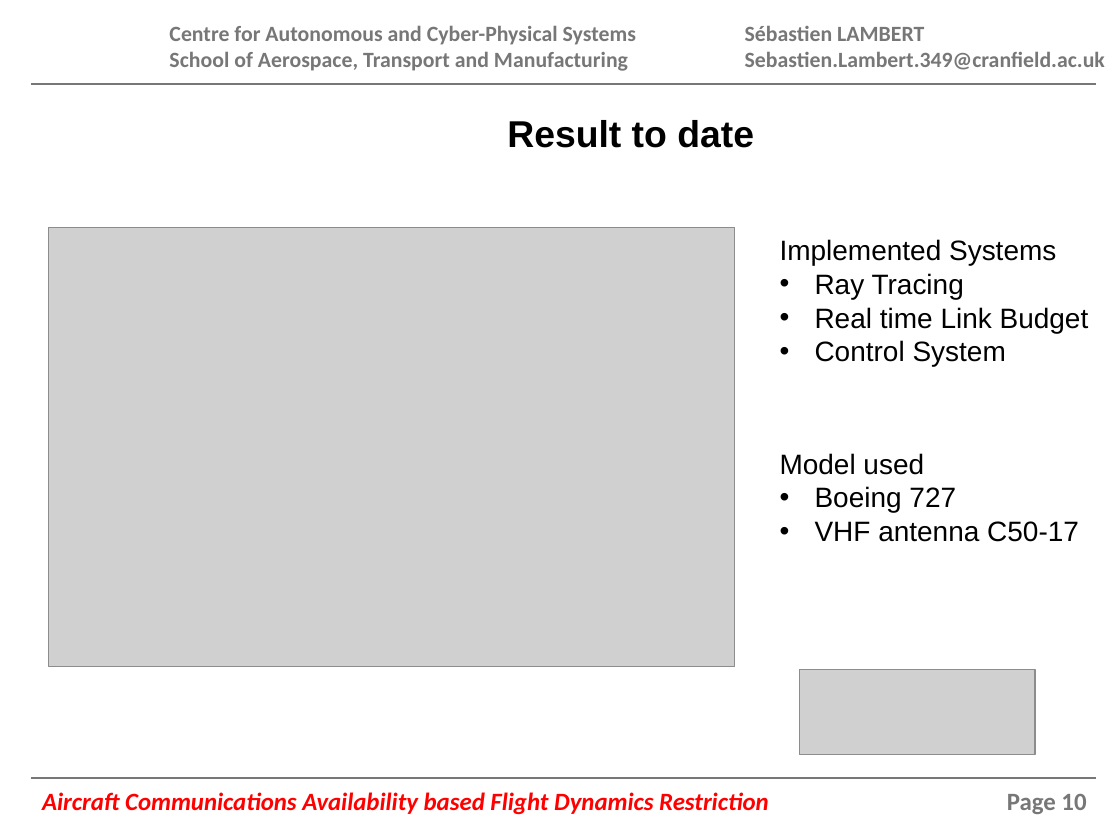
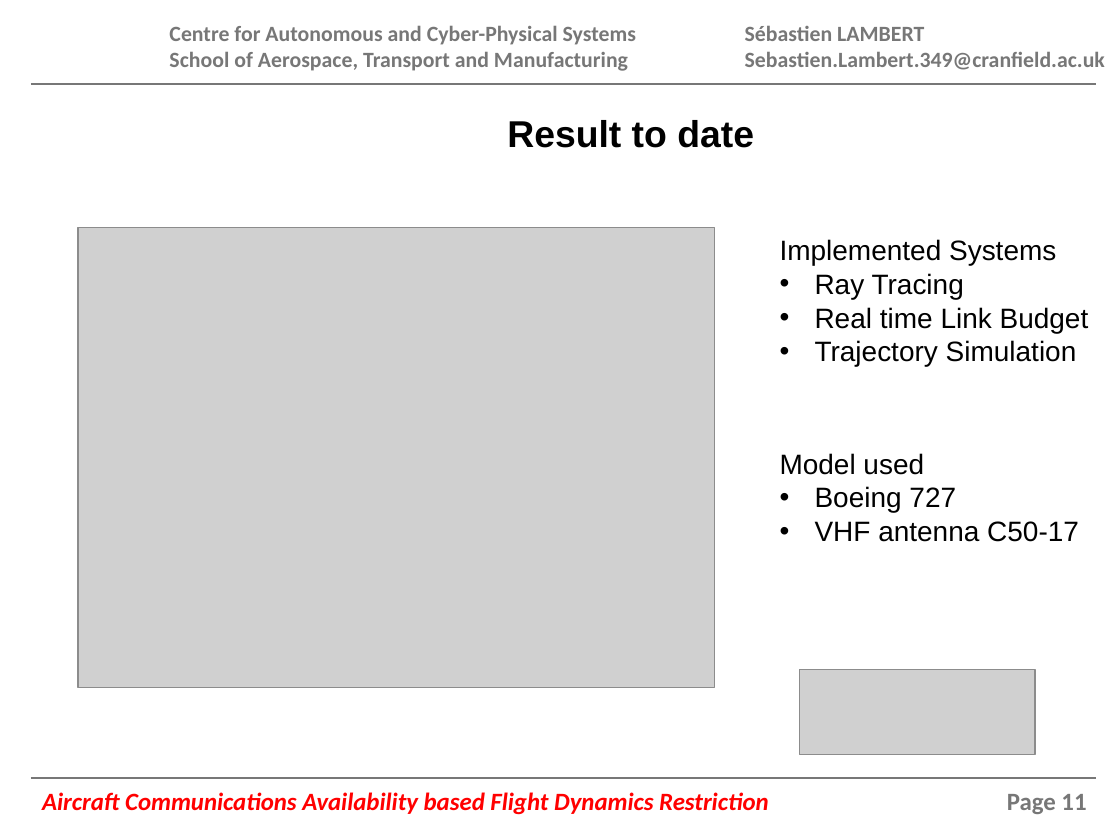
Before and after one commit to AVDC-Sebastien/IRP, a slide deck: slide 11 of Presentation/Interim_SLambert_416349.pptx (slide 10 before the commit). Drawn at 1120x840 pixels with LibreOffice and Linux fonts; fonts in the diff are those of the drawing; grey boxes stand for pictures; background and template pictures are left out. Boxes give left, top, right and bottom in pixels: in the first picture for what was removed or moved away, otherwise in the second. Text is boxed around its words. In the diff, an @@ line names an element or a change of style, - is before the commit and + after.

```diff
--- a/Presentation/Interim_SLambert_416349.pptx
+++ b/Presentation/Interim_SLambert_416349.pptx
@@ picture: place and size @@
-picture at bbox=[48, 227, 734, 666]
+picture at bbox=[78, 227, 715, 688]
@@ text at bbox=[815, 340, 1077, 366]: text changed @@
-• Control System
+• Trajectory Simulation
@@ page number at bbox=[1007, 794, 1086, 814]: text changed @@
-Page 10
+Page 11
```
Also in this commit, not shown: 7 other slides changed, 4 slides added, 2 slides removed, 10 other files.
